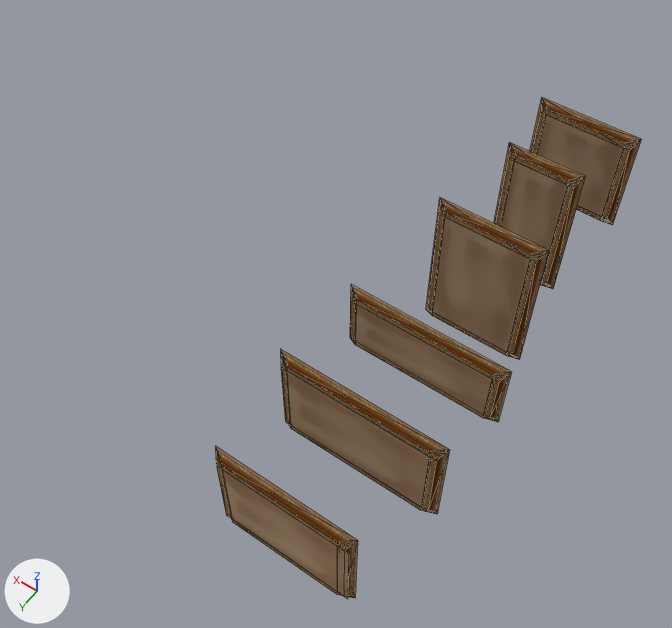
The Blender file objsrc/paintinga.blend as it was, and as the next commit left it.
Camera for both pictures: a camera (50 mm lens) standing at (-10.8, 36.6, 33.5) and looking at (5.0, 14.5, -1.3). Every picture has the same lights, and +X, +Y and +Z are marked at lower left. Mesh edges are drawn as thin lines.

Script lines for the objects in view, before the commit:
```python
me_canvas_001 = bpy.data.meshes.new('CANVAS.001')
me_canvas_001.from_pydata(...)  # 34 vertices, 44 faces; spans x -3.27..3.27, y -0.2..0.2, z -2.72..2.72
# faces by material slot: [1, 43]
me_canvas_001.materials.append(mat_replace0)  # its picture is missing
me_canvas_001.materials.append(mat_paintinga)  # picture img_paintinga_png
me_canvas_002 = bpy.data.meshes.new('CANVAS.002')
me_canvas_002.from_pydata(...)  # 34 vertices, 44 faces; spans x -1.97..1.97, y -0.2..0.2, z -4.02..4.02
# faces by material slot: [1, 43]
me_canvas_002.materials.append(mat_replace0)  # its picture is missing
me_canvas_002.materials.append(mat_paintinga)  # picture img_paintinga_png
me_canvas_003 = bpy.data.meshes.new('CANVAS.003')
me_canvas_003.from_pydata(...)  # 34 vertices, 44 faces; spans x -2.72..2.72, y -0.2..0.2, z -3.02..3.02
# faces by material slot: [1, 43]
me_canvas_003.materials.append(mat_replace0)  # its picture is missing
me_canvas_003.materials.append(mat_paintinga)  # picture img_paintinga_png
ob_paintinga4x8 = bpy.data.objects.new('paintinga4x8', me_canvas_002)
ob_paintinga4x8.location = (0.0, 5.0, 0.0)
ob_paintinga6x6 = bpy.data.objects.new('paintinga6x6', me_canvas_003)
ob_paintinga6x6.location = (0.0, 0.0, 0.0)
ob_paintinga7x6 = bpy.data.objects.new('paintinga7x6', me_canvas_001)
ob_paintinga7x6.location = (0.0, 25.0, 0.0)
# also in view: 'paintinga8x4' at (0.0, 15.0, 0.0); 'paintinga6x8' at (0.0, 10.0, 0.0); 'paintinga8x6' at (0.0, 20.0, 0.0)
```
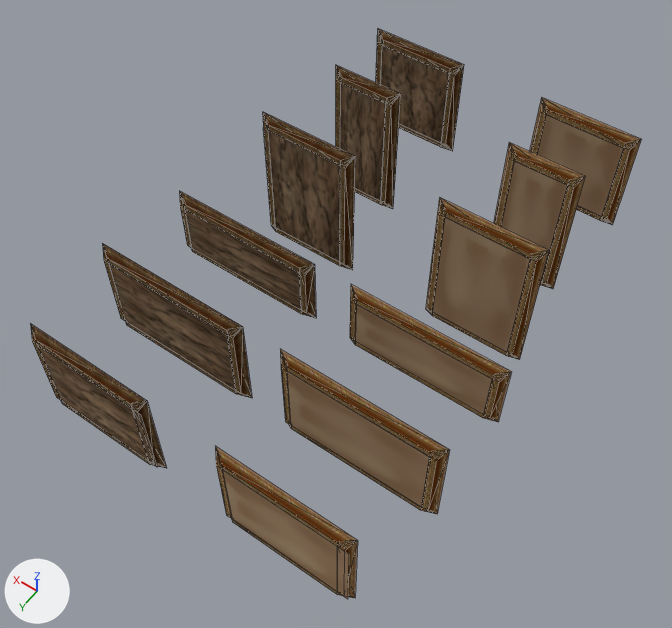
Location of each change, [x1, y1, x2, y2] in pixels of the pictures (672 x 628 px):
'paintinga6x8x', added (brown): after [263, 112, 355, 270]
    faces in mat_paintingax (picture img_paintingax_png): [263, 112, 355, 270]
'paintinga8x6x', added (brown): after [102, 243, 252, 398]
    faces in mat_paintingax (picture img_paintingax_png): [102, 243, 252, 398]
'paintinga8x4x', added (brown): after [179, 191, 316, 318]
    faces in mat_paintingax (picture img_paintingax_png): [179, 191, 316, 318]
'paintinga7x6x', added (brown): after [30, 323, 167, 468]
    faces in mat_paintingax (picture img_paintingax_png): [30, 323, 167, 468]
'paintinga6x6x', added (brown): after [376, 29, 464, 151]
    faces in mat_paintingax (picture img_paintingax_png): [376, 29, 464, 151]
'paintinga4x8x', added (brown): after [336, 65, 401, 209]
    faces in mat_paintingax (picture img_paintingax_png): [336, 65, 401, 209]

The change, as a diff of the scene's bpy script:
```diff
--- a/objsrc/paintinga.blend.py
+++ b/objsrc/paintinga.blend.py
@@ img_paintingax_png @@
+img_paintingax_png = load_image('paintingax.png', '../obj/txt16/paintingax.png', 256, 32, 'sRGB')
@@ mat_paintingax @@
+mat_paintingax = diffuse_material('paintingax')
+mat_paintingax.texture = img_paintingax_png
+mat_paintingax.roughness = 0.5
@@ me_canvas_011 @@
+me_canvas_011.from_pydata(...)  # 34 vertices, 44 faces; spans x -3.27..3.27, y -0.2..0.2, z -2.72..2.72
+# faces by material slot: [1, 43]
+me_canvas_011.materials.append(mat_replace0)  # its picture is missing
+me_canvas_011.materials.append(mat_paintingax)  # picture img_paintingax_png
@@ me_canvas_010 @@
+me_canvas_010.from_pydata(...)  # 34 vertices, 44 faces; spans x -4.02..4.02, y -0.2..0.2, z -1.97..1.97
+# faces by material slot: [1, 43]
+me_canvas_010.materials.append(mat_replace0)  # its picture is missing
+me_canvas_010.materials.append(mat_paintingax)  # picture img_paintingax_png
@@ me_canvas_009 @@
+me_canvas_009.from_pydata(...)  # 34 vertices, 44 faces; spans x -4.02..4.02, y -0.2..0.2, z -2.72..2.72
+# faces by material slot: [1, 43]
+me_canvas_009.materials.append(mat_replace0)  # its picture is missing
+me_canvas_009.materials.append(mat_paintingax)  # picture img_paintingax_png
@@ me_canvas_008 @@
+me_canvas_008.from_pydata(...)  # 34 vertices, 44 faces; spans x -2.72..2.72, y -0.2..0.2, z -3.02..3.02
+# faces by material slot: [1, 43]
+me_canvas_008.materials.append(mat_replace0)  # its picture is missing
+me_canvas_008.materials.append(mat_paintingax)  # picture img_paintingax_png
@@ me_canvas_007 @@
+me_canvas_007.from_pydata(...)  # 34 vertices, 44 faces; spans x -1.97..1.97, y -0.2..0.2, z -4.02..4.02
+# faces by material slot: [1, 43]
+me_canvas_007.materials.append(mat_replace0)  # its picture is missing
+me_canvas_007.materials.append(mat_paintingax)  # picture img_paintingax_png
@@ me_canvas_006 @@
+me_canvas_006.from_pydata(...)  # 34 vertices, 44 faces; spans x -2.72..2.72, y -0.2..0.2, z -4.02..4.02
+# faces by material slot: [1, 43]
+me_canvas_006.materials.append(mat_replace0)  # its picture is missing
+me_canvas_006.materials.append(mat_paintingax)  # picture img_paintingax_png
@@ ob_paintinga7x6x @@
+ob_paintinga7x6x = bpy.data.objects.new('paintinga7x6x', me_canvas_011)
+ob_paintinga7x6x.location = (10.0, 25.0, 0.0)
@@ ob_paintinga8x4x @@
+ob_paintinga8x4x = bpy.data.objects.new('paintinga8x4x', me_canvas_010)
+ob_paintinga8x4x.location = (10.0, 15.0, 0.0)
@@ ob_paintinga8x6x @@
+ob_paintinga8x6x = bpy.data.objects.new('paintinga8x6x', me_canvas_009)
+ob_paintinga8x6x.location = (10.0, 20.0, 0.0)
@@ ob_paintinga6x6x @@
+ob_paintinga6x6x = bpy.data.objects.new('paintinga6x6x', me_canvas_008)
+ob_paintinga6x6x.location = (10.0, 0.0, 0.0)
@@ ob_paintinga4x8x @@
+ob_paintinga4x8x = bpy.data.objects.new('paintinga4x8x', me_canvas_007)
+ob_paintinga4x8x.location = (10.0, 5.0, 0.0)
@@ ob_paintinga6x8x @@
+ob_paintinga6x8x = bpy.data.objects.new('paintinga6x8x', me_canvas_006)
+ob_paintinga6x8x.location = (10.0, 10.0, 0.0)
```
